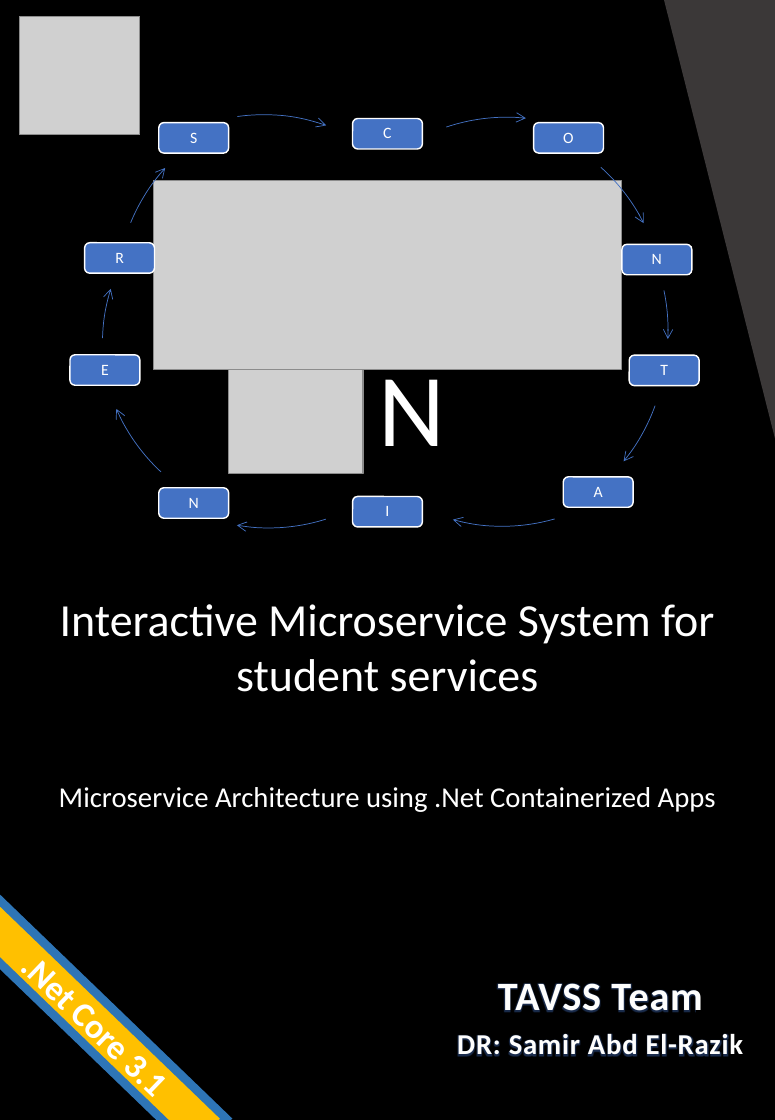
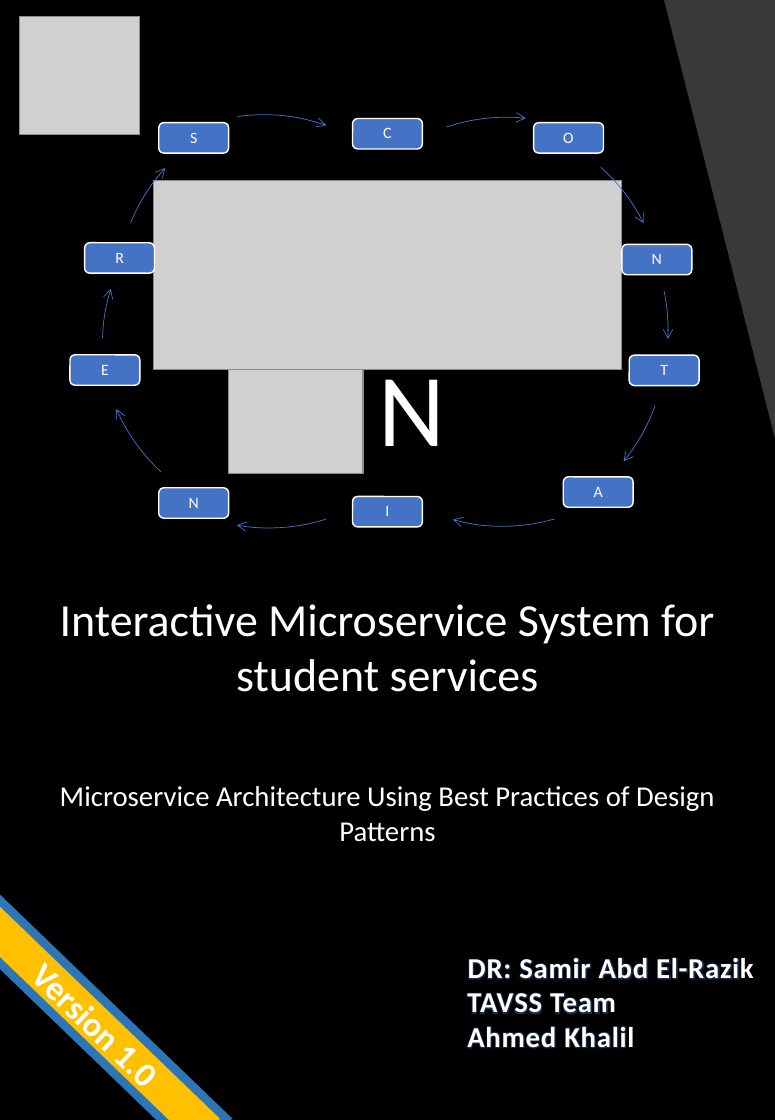
Before and after one commit to mans-tavss/TavssOnContainers-Documentation, a slide deck: slide 1 of Versions/Cover.pptx. Drawn at 775x1120 pixels with LibreOffice and Linux fonts; fonts in the diff are those of the drawing; grey boxes stand for pictures. Boxes give left, top, right and bottom in pixels: in the first picture for what was removed or moved away, otherwise in the second. Text is boxed around its words. In the diff, an @@ line names an element or a change of style, - is before the commit and + after.

```diff
--- a/Versions/Cover.pptx
+++ b/Versions/Cover.pptx
@@ text at <box>60,786,714,842</box>: text changed @@
-Microservice Architecture using .Net Containerized Apps
+Microservice Architecture Using Best Practices of Design Patterns
@@ text "DR: Samir Abd El-Razik": place and size @@
-text "DR: Samir Abd El-Razik" at <box>457,1033,744,1056</box>
+text "DR: Samir Abd El-Razik" at <box>468,957,754,980</box>
@@ text "TAVSS Team": place and size @@
-text "TAVSS Team" at <box>498,983,702,1012</box>
+text "TAVSS Team" at <box>467,993,616,1014</box>
@@ text "TAVSS Team" at <box>467,993,616,1014</box>: size 28 to 20 pt @@
@@ text in rectangle at <box>112,1031,144,1085</box>: text changed @@
-.Net Core 3.1
+Version 1.0
@@ text added at <box>467,1026,634,1048</box>, 20 pt, text #FEFEFE, bold @@
+Ahmed Khalil
```
Also in this commit, not shown: 2 other files.
